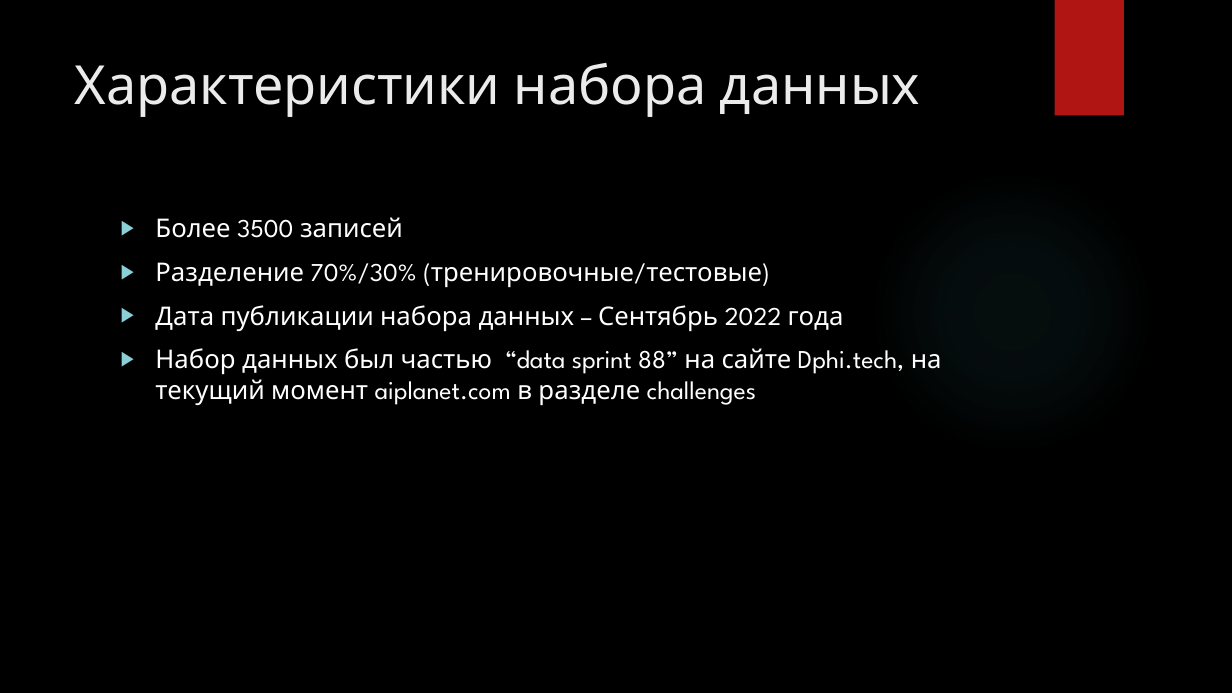
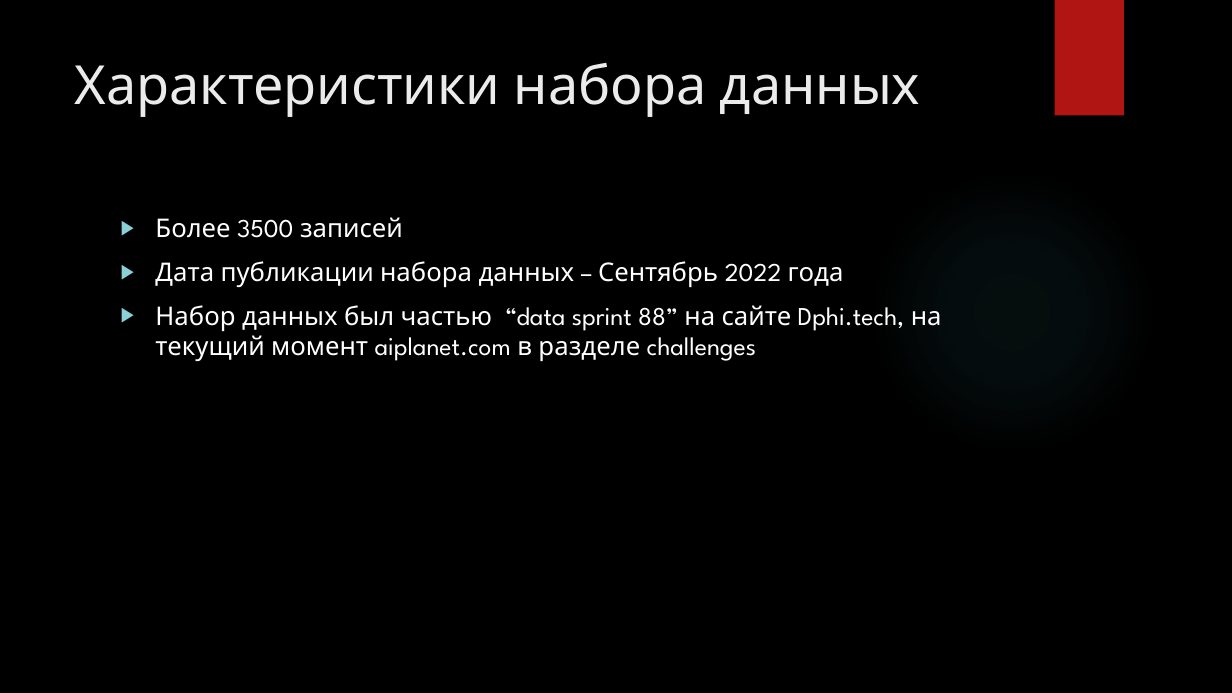
Before and after one commit to CherryYu-beep/BidDataProject, a slide deck: slide 7 of Регрессионный анализ возрастных изменений моллюсков на.pptx. Drawn at 1232x693 pixels with LibreOffice and Linux fonts; fonts in the diff are those of the drawing; background and template pictures are left out. Boxes give left, top, right and bottom in pixels: in the first picture for what was removed or moved away, otherwise in the second. Text is boxed around its words. In the diff, an @@ line names an element or a change of style, - is before the commit and + after.

```diff
--- a/Регрессионный анализ возрастных изменений моллюсков на.pptx
+++ b/Регрессионный анализ возрастных изменений моллюсков на.pptx
@@ text at (155,262,770,287): paragraph removed @@
-▶ Разделение 70%/30% (тренировочные/тестовые)
```
Also in this commit, not shown: 1 other slide changed, 1 other file.
